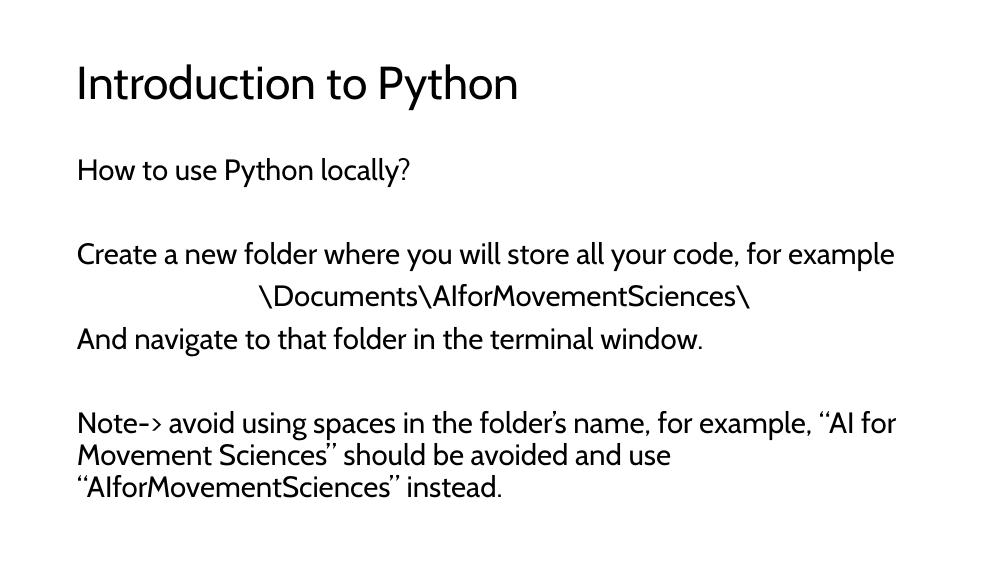
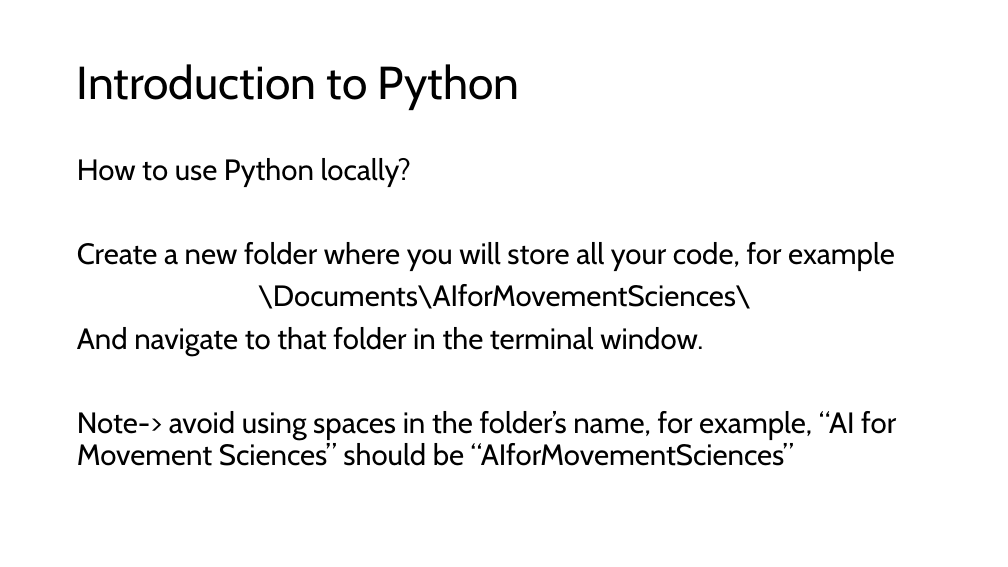
Before and after one commit to dguari1/AIforMovementScience, a slide deck: slide 11 of How to use Python.pptx. Drawn at 1008x567 pixels with LibreOffice and Linux fonts; fonts in the diff are those of the drawing. Boxes give left, top, right and bottom in pixels: in the first picture for what was removed or moved away, otherwise in the second. Text is boxed around its words. In the diff, an @@ line names an element or a change of style, - is before the commit and + after.

```diff
--- a/How to use Python.pptx
+++ b/How to use Python.pptx
@@ text at [77, 411, 896, 466]: text changed @@
-Note-> avoid using spaces in the folder’s name, for example, “AI for Movement Sciences” should be avoided and use “AIforMovementSciences” instead.
+Note-> avoid using spaces in the folder’s name, for example, “AI for Movement Sciences” should be “AIforMovementSciences”
```
Also in this commit, not shown: 5 other slides changed, 1 slide added, 32 other files.
